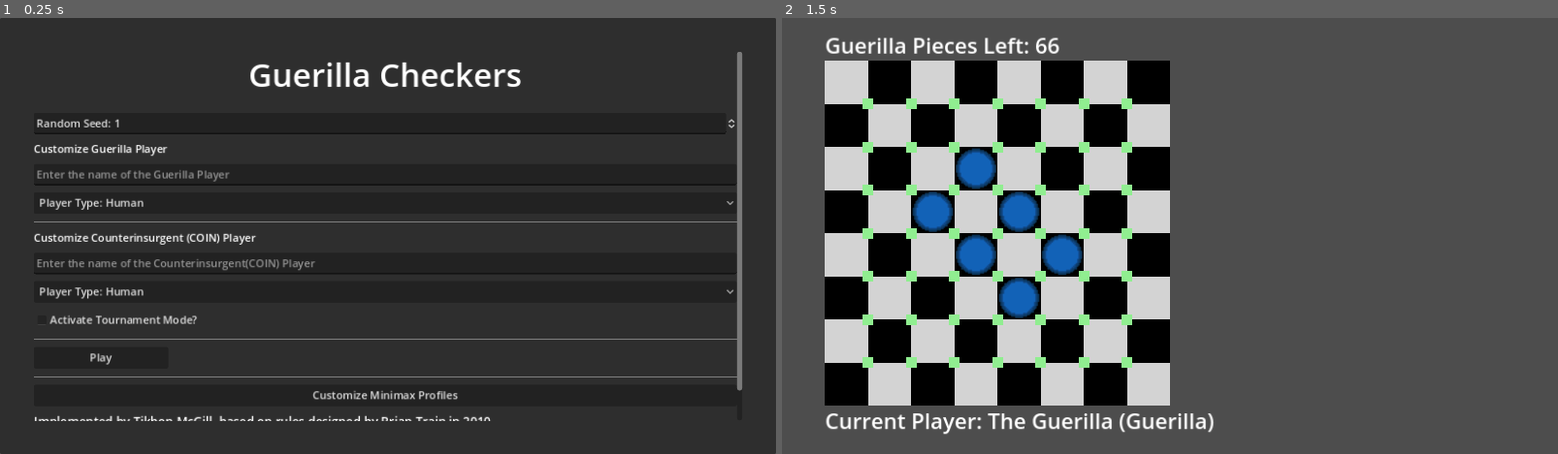
Above: before the commit, frames 1-2 (left to right).
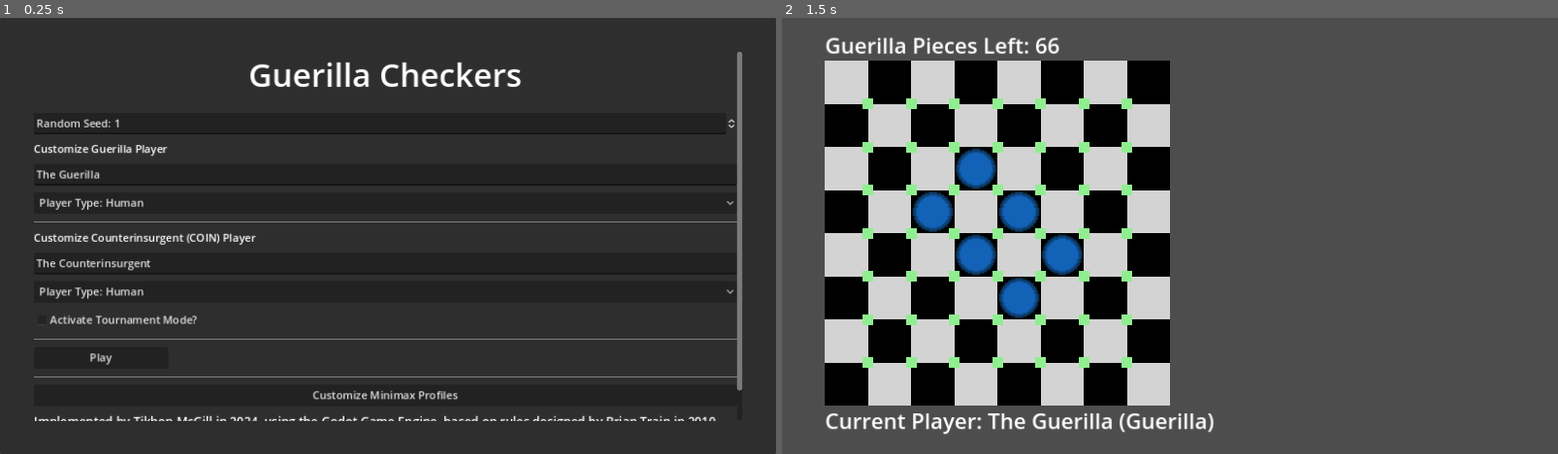
Above: after the commit, the same moments.

Repository: TikhonMcGill/guerilla-checkers
Game: Godot game, scene res://assets/scenes/menus/main_menu/main_menu.tscn
Two runs of this game, one before a commit and one after it. Both use one fixed random seed, a clock stepped at 60 frames per second and the inputs below.
Inputs (mouse positions are in pixels of both pictures, inside the frame that each line leads up to):
- Up to frame 1 (0.25 s): no input
- Up to frame 2 (1.5 s): click "Play" at 0.5 s; click (844, 83) at 1.25 s

The runs differ from the first frame. In frame 1, 1.0% of the frame differs, in the area x 4-93%, y 34-93%; in frame 2, nothing differs.

Commit message:
Implement Settings Saving

Diff:
--- a/assets/objects/game_manager.gd
+++ b/assets/objects/game_manager.gd
@@ -38,7 +38,28 @@
 	if DirAccess.dir_exists_absolute("user://minimax_profiles") == false:
 		DirAccess.make_dir_absolute("user://minimax_profiles")
 
+	if DirAccess.dir_exists_absolute("user://tournament_results") == false:
+		DirAccess.make_dir_absolute("user://tournament_results")
+
+	_load_settings()
 	_load_minimax_profiles()
 
 func is_tournament() -> bool:
 	return tournament_games_left != -1
+
+func _load_settings() -> void:
+	if FileAccess.file_exists("user://settings.tres") == false:
+		print("Doesn't exist!")
+		saved_selections = SavedSelections.new()
+		save_settings()
+	else:
+		saved_selections = ResourceLoader.load("user://settings.tres")
+
+func save_settings() -> void:
+	ResourceSaver.save(saved_selections,"user://settings.tres")
+
+func get_minimax_name_index(nomen : String) -> int:
+	for p in range(len(minimax_profiles)):
+		if minimax_profiles[p].profile_name == nomen:
+			return p
+	return -1
--- a/assets/objects/saved_selections.gd
+++ b/assets/objects/saved_selections.gd
@@ -2,8 +2,19 @@
 
 class_name SavedSelections
 
+const HUMAN_PLAYER : String = "MAN"
+const RANDOM_PLAYER : String = "RND"
+const UTILITY_PLAYER : String = "UCP"
+const MINIMAX_PLAYER : String = "MMX"
+
 @export var guerilla_player_name : String = "The Guerilla"
 @export var coin_player_name : String = "The Counterinsurgent"
 
-@export var guerilla_player_type : Array = [GameManager.PLAYER_TYPE.HUMAN]
-@export var coin_player_type : Array = [GameManager.PLAYER_TYPE.HUMAN]
+@export var guerilla_player_type : String = HUMAN_PLAYER
+@export var coin_player_type : String = HUMAN_PLAYER
+
+@export var random_seed : int = 1
+
+@export var tournament : bool = false
+@export var tournament_games : int = 2
+@export var rapid_tournament : bool = false
--- a/assets/scenes/menus/main_menu/main_menu.gd
+++ b/assets/scenes/menus/main_menu/main_menu.gd
@@ -2,6 +2,7 @@
 
 const GAME_SCENE_PATH := "res://assets/scenes/game_scene/game_scene.tscn"
 const MINIMAX_PROFILE_EDIT_PATH := "res://assets/scenes/menus/minimax_profile_editor/minimax_profile_editor.tscn"
+const TOURNAMENT_STARTING_SETTINGS_PATH := "res://assets/scenes/menus/tournament_starting_settings/starting_tournament_settings.tscn"
 
 @onready var guerilla_player_select: OptionButton = $PanelContainer/MarginContainer/ScrollContainer/VBoxContainer/GuerillaPlayerSelect
 @onready var counterinsurgent_player_select: OptionButton = $PanelContainer/MarginContainer/ScrollContainer/VBoxContainer/CounterinsurgentPlayerSelect
@@ -23,7 +24,10 @@
 @onready var random_seed: SpinBox = $PanelContainer/MarginContainer/ScrollContainer/VBoxContainer/RandomSeed
 
 func _ready() -> void:
-	var selections : SavedSelections = GameManager.saved_selections
+	_populate_minimax_select(guerilla_minimax_profile_select)
+	_populate_minimax_select(coin_minimax_profile_select)
+
+	_load_settings()
 
 func _process(delta: float) -> void:
 	tournament_container.visible = tournament_check_box.button_pressed
@@ -51,7 +55,41 @@
 	for profile : MinimaxProfile in GameManager.minimax_profiles:
 		select.add_item(profile.profile_name)
 
+func _load_settings():
+	var saved_selections : SavedSelections = GameManager.saved_selections
+
+	guerilla_name_edit.text = saved_selections.guerilla_player_name
+	counterinsurgent_name_edit.text = saved_selections.coin_player_name
+
+	_load_guerilla_select(saved_selections)
+	_load_coin_select(saved_selections)
+
+	tournament_check_box.button_pressed = saved_selections.tournament
+	games_spin_box.value = saved_selections.tournament_games
+	rapid_play_check_box.button_pressed = saved_selections.rapid_tournament
+
+	random_seed.value = saved_selections.random_seed
+
+func _save_settings():
+	var saved_settings : SavedSelections = GameManager.saved_selections
+
+	saved_settings.guerilla_player_name = guerilla_name_edit.text
+	saved_settings.coin_player_name = counterinsurgent_name_edit.text
+
+	saved_settings.random_seed = random_seed.value
+
+	_save_guerilla_select()
+	_save_coin_select()
+
+	saved_settings.tournament = tournament_check_box.button_pressed
+	saved_settings.tournament_games = games_spin_box.value
+	saved_settings.rapid_tournament = rapid_play_check_box.button_pressed
+
+	GameManager.save_settings()
+
 func _set_settings():
+	_save_settings()
+
 	seed(random_seed.value)
 
 	if guerilla_player_select.selected == 0:
@@ -97,7 +135,6 @@
 	guerilla_player_select.selected = index
 	if guerilla_player_select.get_item_id(index) == 3:
 		guerilla_minimax_profile_container.visible = true
-		_populate_minimax_select(guerilla_minimax_profile_select)
 	else:
 		guerilla_minimax_profile_container.visible = false
 
@@ -105,7 +142,6 @@
 	counterinsurgent_player_select.selected = index
 	if counterinsurgent_player_select.get_item_id(index) == 3:
 		coin_minimax_profile_container.visible = true
-		_populate_minimax_select(coin_minimax_profile_select)
 	else:
 		coin_minimax_profile_container.visible = false
 
@@ -120,3 +156,49 @@
 
 func _on_counterinsurgent_player_select_item_selected(index: int) -> void:
 	_select_coin_player(index)
+
+func _load_guerilla_select(saved : SavedSelections) -> void:
+	if saved.guerilla_player_type == saved.HUMAN_PLAYER:
+		guerilla_player_select.selected = 0
+	elif saved.guerilla_player_type == saved.RANDOM_PLAYER:
+		guerilla_player_select.selected = 1
+	elif saved.guerilla_player_type == saved.UTILITY_PLAYER:
+		guerilla_player_select.selected = 2
+	elif saved.guerilla_player_type.begins_with(saved.MINIMAX_PLAYER):
+		var profile_name := saved.guerilla_player_type.trim_prefix(saved.MINIMAX_PLAYER)
+		guerilla_minimax_profile_container.visible = true
+		guerilla_player_select.selected = 3
+		guerilla_minimax_profile_select.selected = GameManager.get_minimax_name_index(profile_name)
+
+func _save_guerilla_select() -> void:
+	if guerilla_player_select.selected == 0:
+		GameManager.saved_selections.guerilla_player_type = SavedSelections.HUMAN_PLAYER
+	elif guerilla_player_select.selected == 1:
+		GameManager.saved_selections.guerilla_player_type = SavedSelections.RANDOM_PLAYER
+	elif guerilla_player_select.selected == 2:
+		GameManager.saved_selections.guerilla_player_type = SavedSelections.UTILITY_PLAYER
+	elif guerilla_player_select.selected == 3:
+		GameManager.saved_selections.guerilla_player_type = SavedSelections.MINIMAX_PLAYER + GameManager.minimax_profiles[guerilla_minimax_profile_select.selected].profile_name
+
+func _load_coin_select(saved : SavedSelections) -> void:
+	if saved.coin_player_type == saved.HUMAN_PLAYER:
+		counterinsurgent_player_select.selected = 0
+	elif saved.coin_player_type == saved.RANDOM_PLAYER:
+		counterinsurgent_player_select.selected = 1
+	elif saved.coin_player_type == saved.UTILITY_PLAYER:
+		counterinsurgent_player_select.selected = 2
+	elif saved.coin_player_type.begins_with(saved.MINIMAX_PLAYER):
+		coin_minimax_profile_container.visible = true
+		var profile_name := saved.coin_player_type.trim_prefix(saved.MINIMAX_PLAYER)
+		counterinsurgent_player_select.selected = 3
+		coin_minimax_profile_select.selected = GameManager.get_minimax_name_index(profile_name)
+
+func _save_coin_select() -> void:
+	if counterinsurgent_player_select.selected == 0:
+		GameManager.saved_selections.coin_player_type = SavedSelections.HUMAN_PLAYER
+	elif counterinsurgent_player_select.selected == 1:
+		GameManager.saved_selections.coin_player_type = SavedSelections.RANDOM_PLAYER
+	elif counterinsurgent_player_select.selected == 2:
+		GameManager.saved_selections.coin_player_type = SavedSelections.UTILITY_PLAYER
+	elif counterinsurgent_player_select.selected == 3:
+		GameManager.saved_selections.coin_player_type = SavedSelections.MINIMAX_PLAYER + GameManager.minimax_profiles[coin_minimax_profile_select.selected].profile_name
--- a/assets/scenes/menus/main_menu/main_menu.tscn
+++ b/assets/scenes/menus/main_menu/main_menu.tscn
@@ -169,7 +169,7 @@
 size_flags_vertical = 10
 size_flags_stretch_ratio = 20.0
 theme_override_font_sizes/font_size = 18
-text = "Implemented by Tikhon McGill, based on rules designed by Brian Train in 2010"
+text = "Implemented by Tikhon McGill in 2024, using the Godot Game Engine, based on rules designed by Brian Train in 2010"
 vertical_alignment = 1
 
 [node name="RulesButton" type="LinkButton" parent="PanelContainer/MarginContainer/ScrollContainer/VBoxContainer"]
Not shown, changed: Implementation Plan.txt
